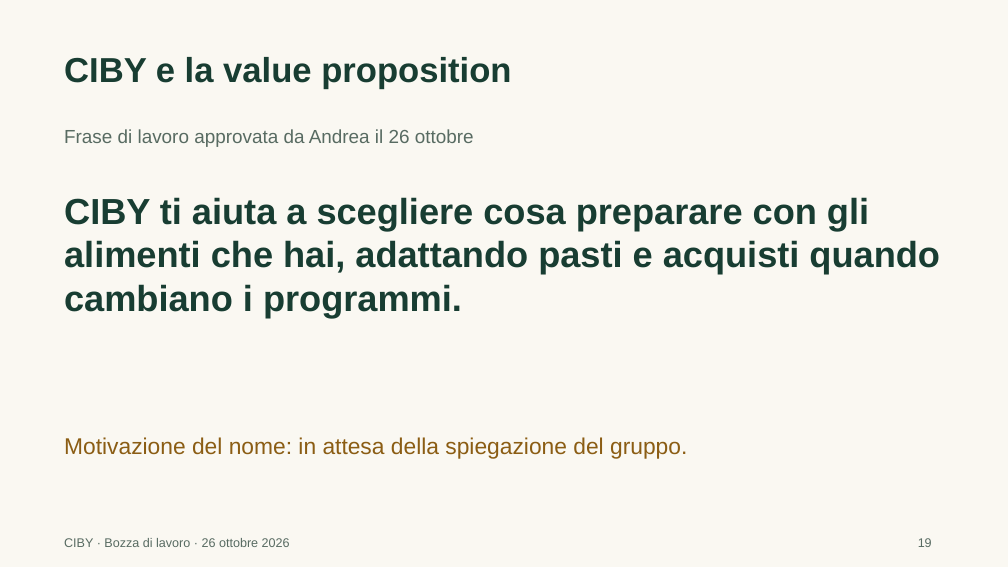
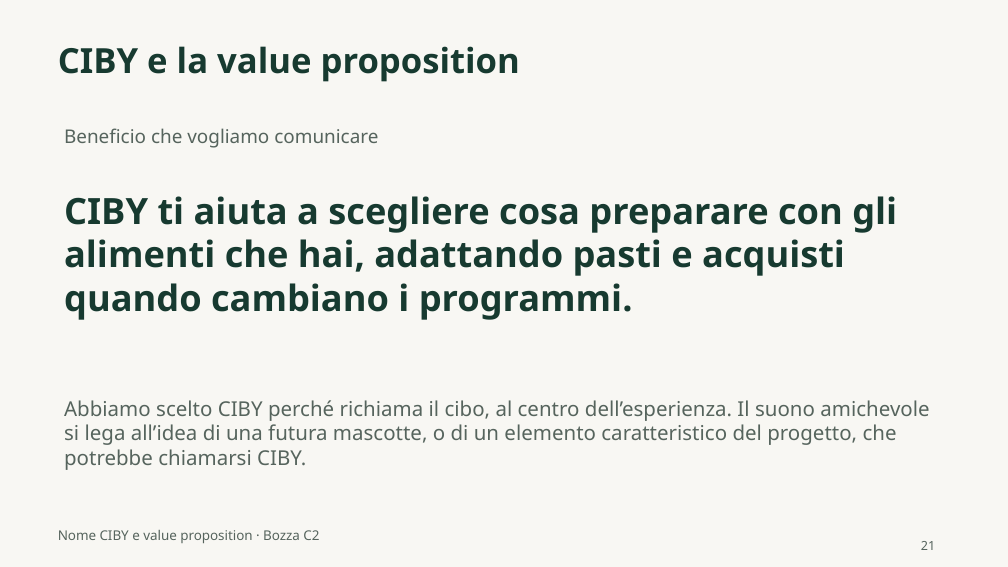
Before and after one commit to andremauroo/CIBY, a slide deck: slide 21 of C2/presentazione/bozza/CIBY-C2-bozza.pptx (slide 19 before the commit). Drawn at 1008x567 pixels with LibreOffice and Linux fonts; fonts in the diff are those of the drawing. Boxes give left, top, right and bottom in pixels: in the first picture for what was removed or moved away, otherwise in the second. Text is boxed around its words. In the diff, an @@ line names an element or a change of style, - is before the commit and + after.

Commit message:
C2: integra motivazione di CIBY, contributi e materiali di chiusura

```diff
--- a/C2/presentazione/bozza/CIBY-C2-bozza.pptx
+++ b/C2/presentazione/bozza/CIBY-C2-bozza.pptx
@@ background #FAF8F2 to #F8F7F3 @@
@@ text "CIBY e la value proposition" at box(58, 46, 520, 82): font Arial to Noto Sans, text colour #183D32 to #173A30 @@
@@ text "CIBY e la value proposition": place and size @@
-text "CIBY e la value proposition" at box(64, 57, 511, 89)
+text "CIBY e la value proposition" at box(58, 46, 520, 82)
@@ text at box(64, 128, 378, 148): text changed; font Arial to Noto Sans; text colour #586B62 to #56645D @@
-Frase di lavoro approvata da Andrea il 26 ottobre
+Beneficio che vogliamo comunicare
@@ text "CIBY ti aiuta a scegliere ..." at box(64, 196, 897, 320): font Arial to Noto Sans, text colour #183D32 to #173A30 @@
@@ text added at box(64, 400, 929, 470), 19.5 pt, text #56645D @@
+Abbiamo scelto CIBY perché richiama il cibo, al centro dell’esperienza. Il suono amichevole si lega all’idea di una futura mascotte, o di un elemento caratteristico del progetto, che potrebbe chiamarsi CIBY.
@@ text removed at box(64, 437, 687, 459) @@
-Motivazione del nome: in attesa della spiegazione del gruppo.
@@ text at box(58, 530, 319, 543): text changed; size 12 to 12.8 pt; font Arial to Noto Sans; text colour #586B62 to #56645D @@
-CIBY · Bozza di lavoro · 26 ottobre 2026
+Nome CIBY e value proposition · Bozza C2
@@ text removed at box(918, 538, 932, 547) @@
-19
@@ text added at box(921, 541, 935, 550), 12 pt, text #56645D @@
+21
```
Also in this commit, not shown: 15 other slides changed, 10 slides added, 4 slides removed, 34 other files.
